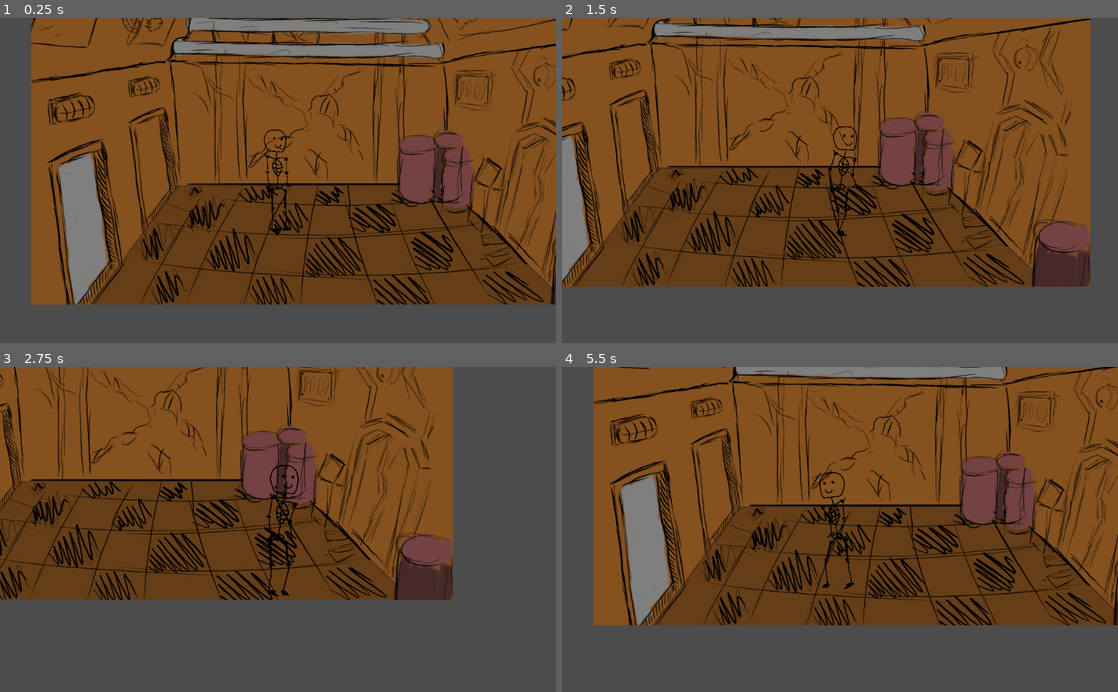
Above: before the commit, frames 1-4 (two rows, left to right).
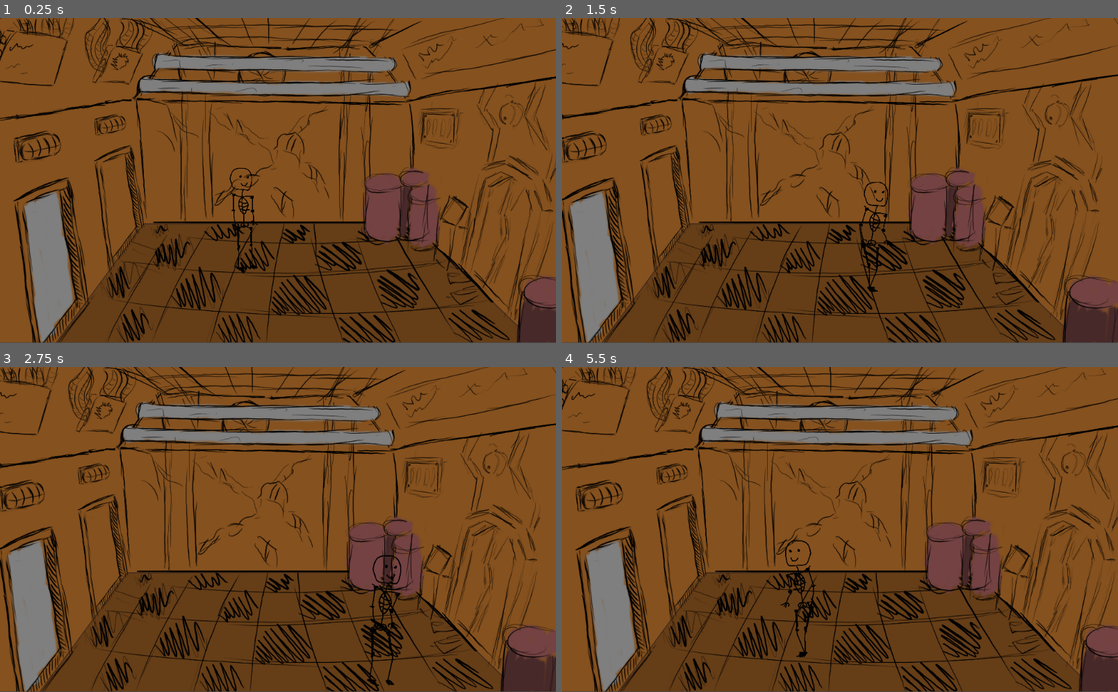
Above: after the commit, the same moments.

Repository: olejik-web/NotForgotten-Main
Game: Godot game, scene res://Room.tscn
Same seed, same stepped clock (60 frames per second), same inputs: the game is played once before the commit and once after it.
Inputs:
- Up to frame 1 (0.25 s): no input
- Up to frame 2 (1.5 s): tap Enter at 0.5 s; hold Right (ui_right) 0.53-1.28 s; hold Down (ui_down) from 1.28 s (still down)
- Up to frame 3 (2.75 s): release Down (ui_down) at 2.03 s; hold Right (ui_right) from 2.03 s (still down)
- Up to frame 4 (5.5 s): release Right (ui_right) at 2.78 s; hold Up (ui_up) 2.78-3.53 s; hold Left (ui_left) 3.53-5.03 s; hold Down (ui_down) from 5.03 s (still down)

The runs differ from the first frame. In frame 1, 56% of the frame differs, in the area x 0-100%, y 0-100%; in frame 2, 60%; in frame 3, 75%; in frame 4, 64%.

Commit message:
update on player movement

Diff:
--- a/Player.tscn
+++ b/Player.tscn
@@ -62,9 +62,10 @@
 [node name="Camera2D" type="Camera2D" parent="."]
 position = Vector2( -44.1995, -744.458 )
 current = true
-limit_left = -380
-limit_right = 1400
-limit_bottom = 865
+limit_left = 0
+limit_top = -1000
+limit_right = 1054
+limit_bottom = 601
 __meta__ = {
 "_edit_lock_": true
 }
--- a/Room.tscn
+++ b/Room.tscn
@@ -1,24 +1,24 @@
-[gd_scene load_steps=3 format=2]
+[gd_scene load_steps=4 format=2]
 
 [ext_resource path="res://sprites/main_location/main_scene.jpg" type="Texture" id=1]
+[ext_resource path="res://scripts/seek.gd" type="Script" id=2]
 [ext_resource path="res://Player.tscn" type="PackedScene" id=3]
 
 [node name="MainRoom" type="Node"]
+script = ExtResource( 2 )
 
-[node name="KinematicBody2D" type="KinematicBody2D" parent="."]
+[node name="Player" parent="." instance=ExtResource( 3 )]
+position = Vector2( 454.729, 461.327 )
+scale = Vector2( 0.13, 0.13 )
+z_index = 1
+
+[node name="Floor" type="Area2D" parent="."]
 show_behind_parent = true
 __meta__ = {
 "_edit_lock_": true
 }
 
-[node name="floor" type="CollisionPolygon2D" parent="KinematicBody2D"]
-polygon = PoolVector2Array( 75.7734, 598.907, 125.162, 538.839, 170.547, 542.844, 219.936, 462.753, 266.317, 400.034, 324.054, 404.021, 667.314, 406.101, 691.916, 425.63, 719.785, 432.891, 775.222, 425.399, 872.969, 515.872, 908.713, 504.134, 960.772, 554.857, 955.433, 598.907 )
-one_way_collision_margin = 128.0
-__meta__ = {
-"_edit_lock_": true
-}
-
-[node name="location_1" type="Sprite" parent="KinematicBody2D"]
+[node name="location_1" type="Sprite" parent="Floor"]
 position = Vector2( 527.118, 300.322 )
 scale = Vector2( 0.462558, 0.462558 )
 texture = ExtResource( 1 )
@@ -26,7 +26,9 @@
 "_edit_lock_": true
 }
 
-[node name="Player" parent="." instance=ExtResource( 3 )]
-position = Vector2( 454.729, 461.327 )
-scale = Vector2( 0.13, 0.13 )
-z_index = 1
+[node name="Collision" type="CollisionPolygon2D" parent="Floor"]
+polygon = PoolVector2Array( 75.7734, 598.907, 125.162, 538.839, 170.547, 542.844, 219.936, 462.753, 266.317, 400.034, 324.054, 404.021, 667.314, 406.101, 691.916, 425.63, 719.785, 432.891, 775.222, 425.399, 872.969, 515.872, 908.713, 504.134, 960.772, 554.857, 955.433, 598.907 )
+one_way_collision_margin = 128.0
+__meta__ = {
+"_edit_lock_": true
+}
--- a/scripts/MainPlayerScript.gd
+++ b/scripts/MainPlayerScript.gd
@@ -5,6 +5,7 @@
 var limit = ex_room_down_limit - ex_room_top_limit
 var orSize = 0.13
 var downSize = 0.18
+var out
 
 
 func _process(delta):
@@ -17,21 +18,24 @@
 			velocity.y += 0.6
 	scale.x = (0.5 - (ex_room_down_limit - position.y)/limit) * (downSize - orSize) + orSize
 	scale.y = (0.5 - (ex_room_down_limit - position.y)/limit) * (downSize - orSize) + orSize
-	print("x:", position.x, "y:", position.y)
+
 	if Input.is_action_pressed("ui_right"):
 		velocity.x += 1
 	if Input.is_action_pressed("ui_left"):
 		velocity.x -= 1
 	if velocity.length() > 0:
 		velocity = velocity.normalized() * speed
-	if velocity.length() != 0:
-		$AnimatedSprite.animation = "walk"
+		$CollisionShape2D.position=velocity
+	if out:
+		if velocity.length() != 0:
+			$AnimatedSprite.animation = "walk"
+		else:
+			$AnimatedSprite.animation = "stand"
+		if velocity.x < 0:
+			$AnimatedSprite.flip_h = true
+		elif velocity.x > 0:
+			$AnimatedSprite.flip_h = false
+		$AnimatedSprite.play()
+		position += velocity * delta
 	else:
 		$AnimatedSprite.animation = "stand"
-	if velocity.x < 0:
-		$AnimatedSprite.flip_h = true
-	elif velocity.x > 0:
-		$AnimatedSprite.flip_h = false
-	$AnimatedSprite.play()
-	position.y  = min(max(position.y + velocity.y * delta,ex_room_top_limit),ex_room_down_limit)
-	position.x += velocity.x * delta
--- /dev/null
+++ b/scripts/seek.gd
@@ -0,0 +1,3 @@
+extends Node
+func _process(delta):
+	$Player.out = $Player.overlaps_area($Floor)
